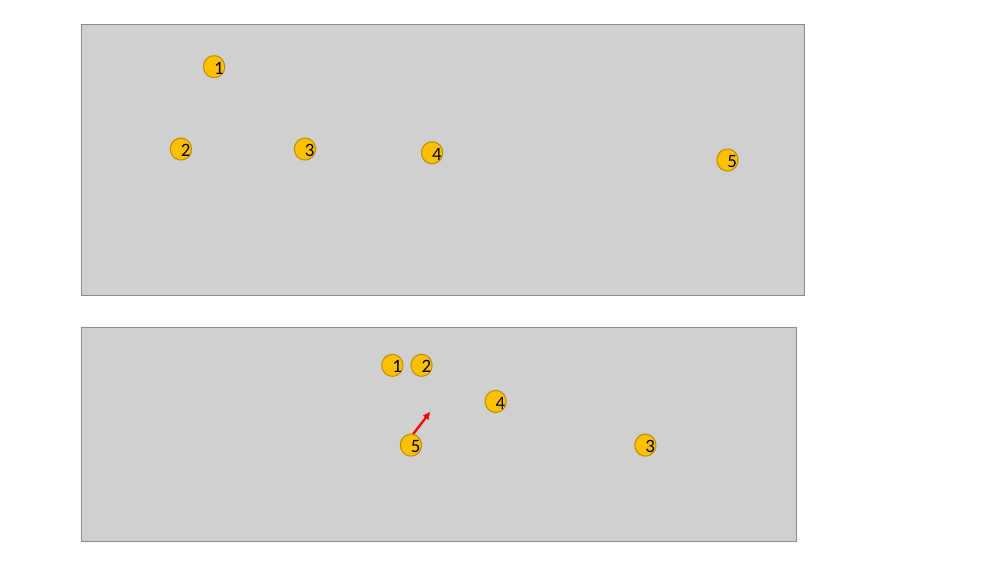
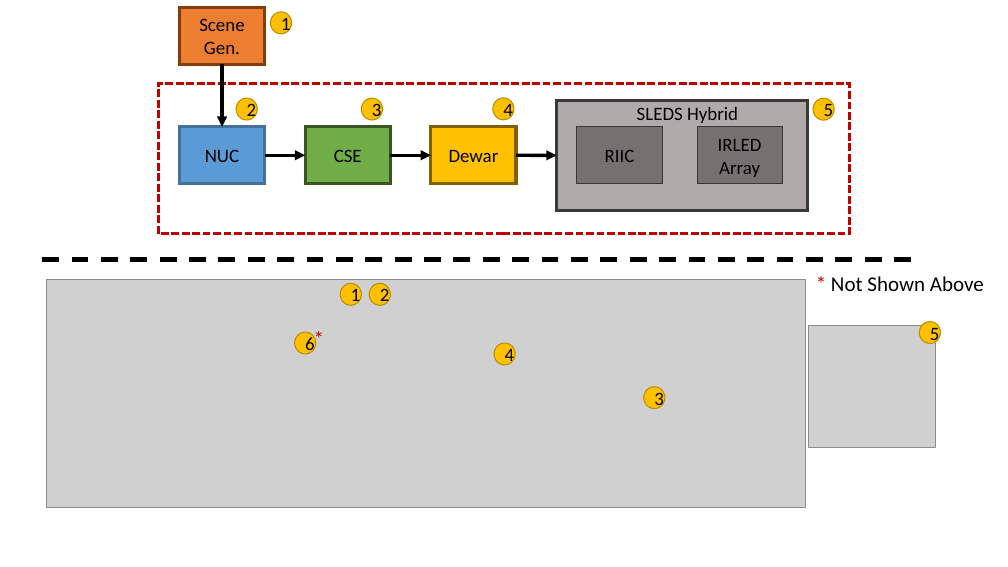
Before and after one commit to snaphat/phd_aaron_landwehr, a slide deck: slide 1 of fig/sleds_system.pptx. Drawn at 1008x567 pixels with LibreOffice and Linux fonts; fonts in the diff are those of the drawing; grey boxes stand for pictures. Boxes give left, top, right and bottom in pixels: in the first picture for what was removed or moved away, otherwise in the second. Text is boxed around its words. In the diff, an @@ line names an element or a change of style, - is before the commit and + after.

Commit message:
Slide wording change.

```diff
--- a/fig/sleds_system.pptx
+++ b/fig/sleds_system.pptx
@@ picture removed at [82,24,805,296] @@
@@ rectangle added at [179,8,265,64], fill #ED7D31, outline #843C0B 3 pt, 18 pt, text #000000 @@
+Scene Gen.
@@ ellipse "1": place and size @@
-ellipse "1" at [203,56,225,78]
+ellipse "1" at [271,12,292,34]
@@ rectangle added at [158,84,849,234], outline #C00000 2.5 pt dashed @@
@@ arrow added from (222, 64) to (222, 127), #000000 3.25 pt @@
@@ ellipse "2": place and size @@
-ellipse "2" at [170,138,191,160]
+ellipse "2" at [236,98,257,120]
@@ ellipse "3": place and size @@
-ellipse "3" at [294,138,315,160]
+ellipse "3" at [361,98,383,120]
@@ ellipse "4": place and size @@
-ellipse "4" at [422,142,443,164]
+ellipse "4" at [493,98,514,119]
@@ rectangle added at [557,101,808,210], fill #AFABAB, outline #3B3838 3 pt @@
@@ text added at [637,107,738,123], 18 pt, text #000000 @@
+SLEDS Hybrid
@@ ellipse "5": place and size @@
-ellipse "5" at [717,149,738,171]
+ellipse "5" at [813,98,834,120]
@@ rectangle added at [179,127,265,184], fill #5B9BD5, outline #43739E 3 pt, 18 pt, text #000000 @@
+NUC
@@ rectangle added at [306,127,391,184], fill #70AD47, outline #385723 3 pt, 18 pt, text #000000 @@
+CSE
@@ rectangle added at [431,127,516,184], fill #FFC000, outline #806000 3 pt, 18 pt, text #000000 @@
+Dewar
@@ rectangle added at [577,127,662,184], fill #767171, outline #3B3838 1 pt, 18 pt, text #000000 @@
+RIIC
@@ rectangle added at [697,127,783,184], fill #767171, outline #3B3838 1 pt, 18 pt, text #000000 @@
+IRLED Array
@@ arrow added from (265, 155) to (306, 155), #000000 3.25 pt @@
@@ arrow added from (390, 155) to (431, 155), #000000 3.25 pt @@
@@ arrow added from (516, 155) to (557, 156), #000000 3.25 pt @@
@@ line added from (42, 259) to (920, 259), #000000 4 pt dashed @@
@@ picture: place and size @@
-picture at [82,327,796,541]
+picture at [46,280,805,507]
@@ ellipse "1": place and size @@
-ellipse "1" at [382,355,403,377]
+ellipse "1" at [340,284,361,306]
@@ ellipse "2": place and size @@
-ellipse "2" at [411,355,433,377]
+ellipse "2" at [369,284,390,306]
@@ text added at [831,276,984,291], 20 pt, text #000000 @@
+* Not Shown Above
@@ text added at [306,321,332,355], 20 pt, text #C00000 @@
+*
@@ picture added at [808,326,935,448] @@
@@ ellipse "5": place and size @@
-ellipse "5" at [401,434,422,456]
+ellipse "5" at [920,321,941,343]
@@ ellipse added at [295,332,316,354], fill #FFC000, outline #BD8E00 1 pt, 18 pt, text #000000 @@
+6
@@ ellipse "4": place and size @@
-ellipse "4" at [485,391,507,413]
+ellipse "4" at [495,343,516,365]
@@ ellipse "3": place and size @@
-ellipse "3" at [635,434,656,456]
+ellipse "3" at [644,386,665,408]
@@ arrow removed from (413, 434) to (430, 412) @@
```
Also in this commit, not shown: 1 other file.
